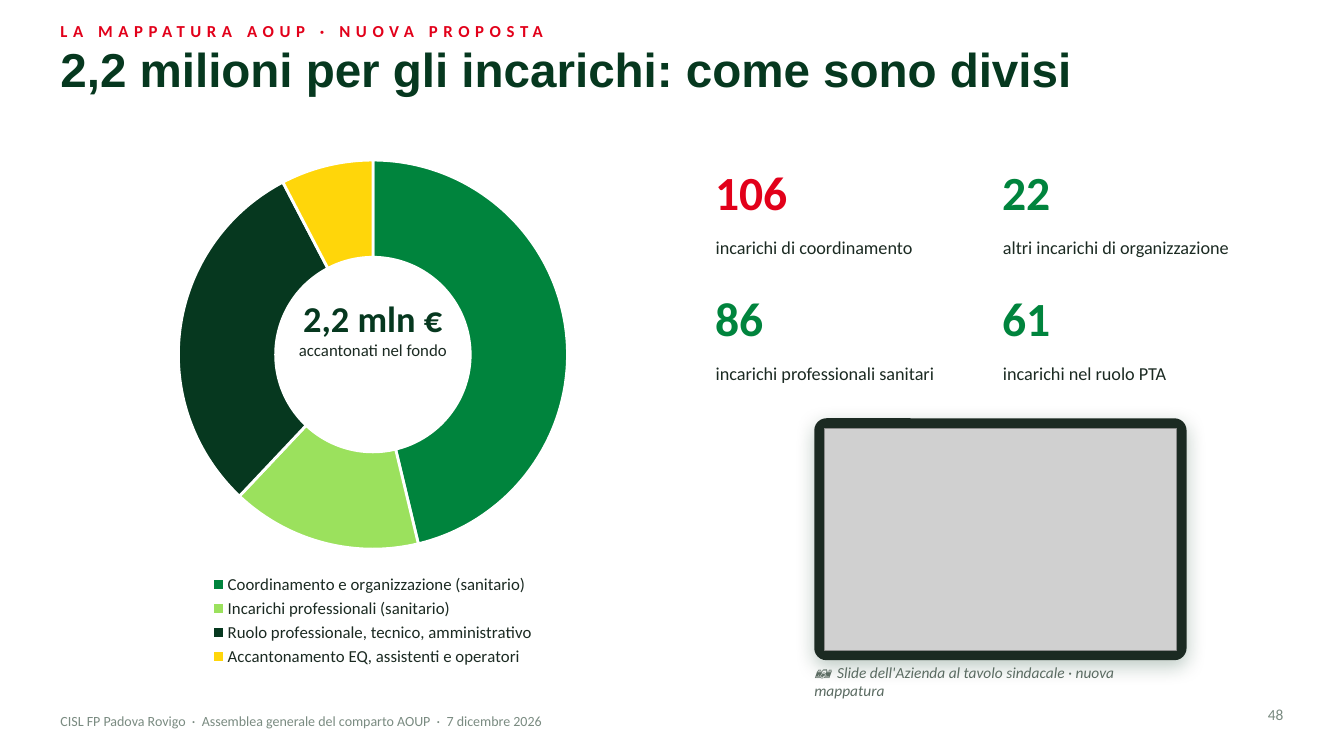
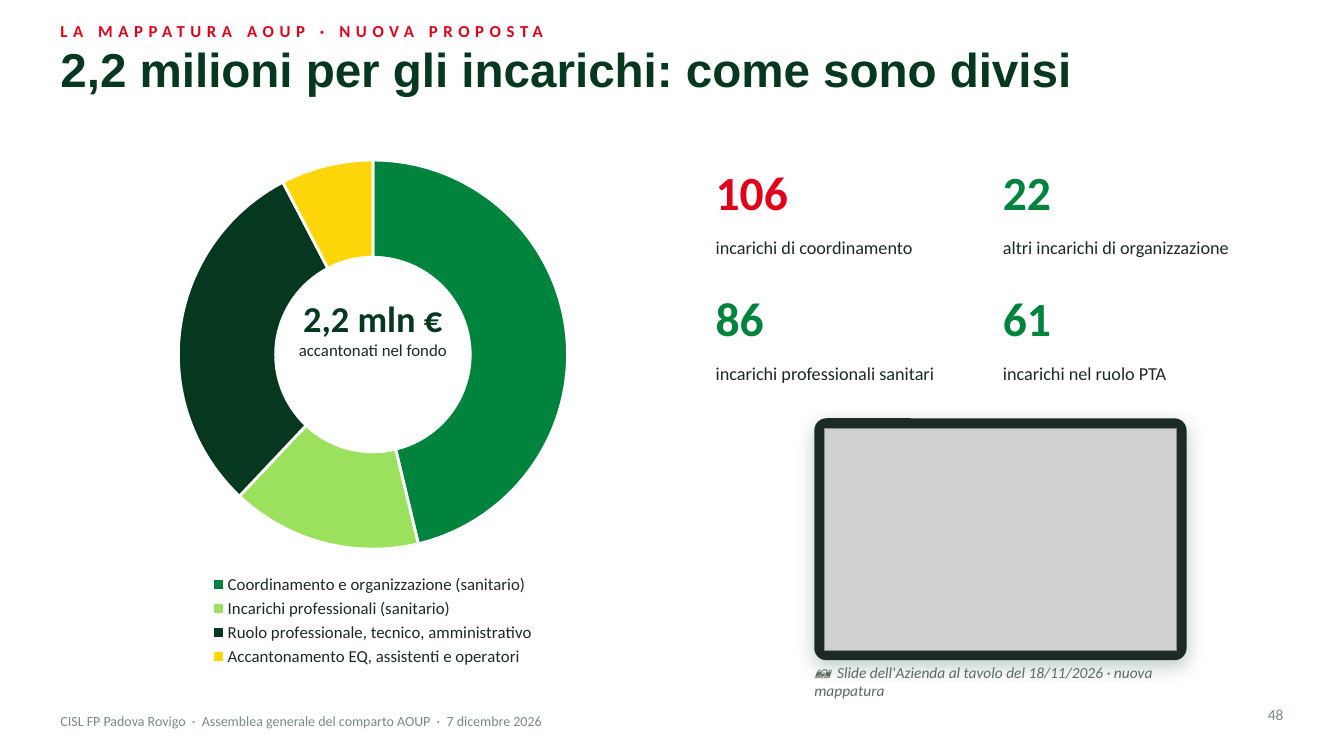
Before and after one commit to aki1806-droid/Prove, a slide deck: slide 48 of produzione/assemblea-2026-12-07/slide/assemblea-2026-12-07.pptx. Drawn at 1344x756 pixels with LibreOffice and Linux fonts; fonts in the diff are those of the drawing; grey boxes stand for pictures. Boxes give left, top, right and bottom in pixels: in the first picture for what was removed or moved away, otherwise in the second. Text is boxed around its words. In the diff, an @@ line names an element or a change of style, - is before the commit and + after.

```diff
--- a/produzione/assemblea-2026-12-07/slide/assemblea-2026-12-07.pptx
+++ b/produzione/assemblea-2026-12-07/slide/assemblea-2026-12-07.pptx
@@ text at (x1=814, y1=667, x2=1153, y2=699): text changed @@
-📷 Slide dell'Azienda al tavolo sindacale · nuova mappatura
+📷 Slide dell'Azienda al tavolo del 18/11/2026 · nuova mappatura
```
Also in this commit, not shown: 5 other slides changed, 9 slides added, 31 other files.
